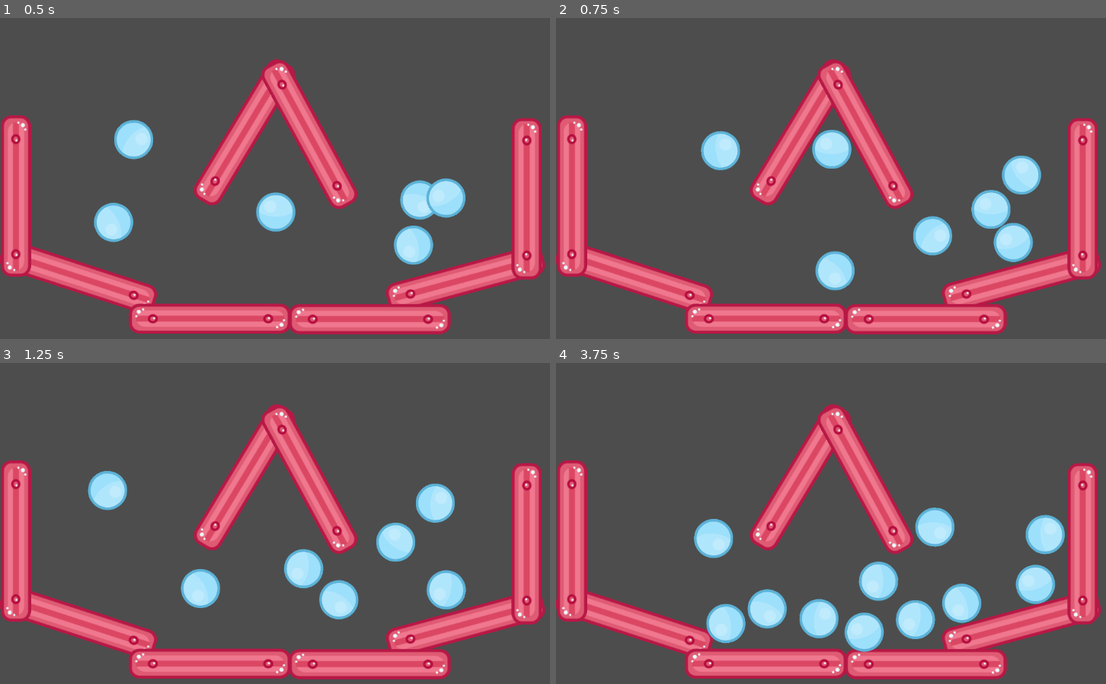
Above: before the commit, frames 1-4 (two rows, left to right).
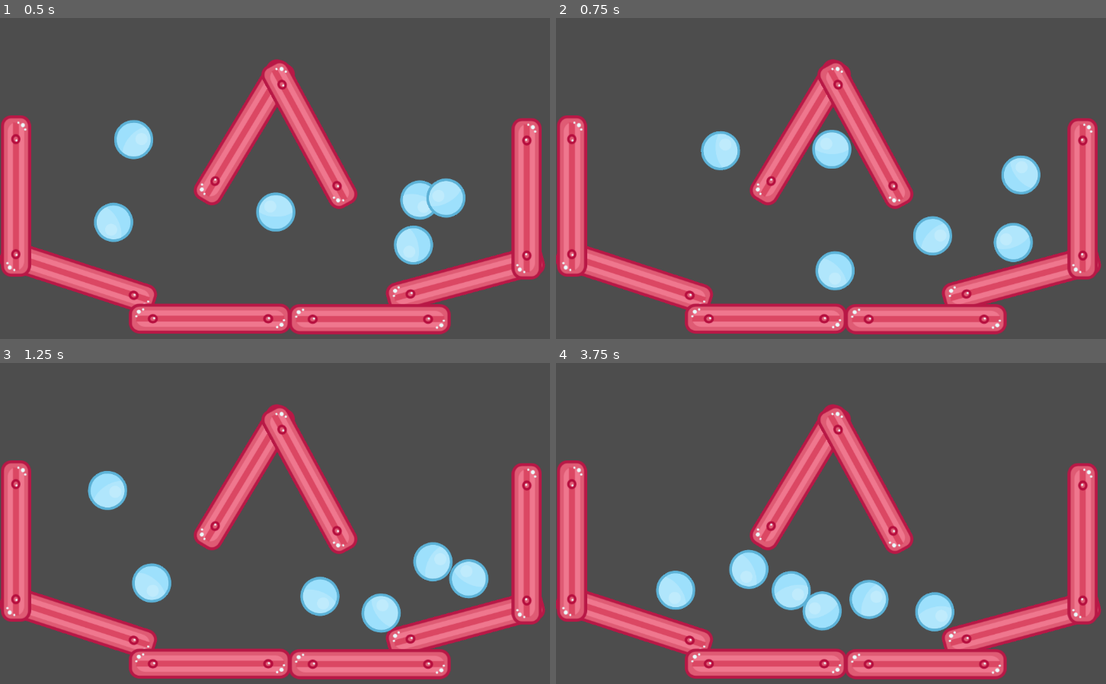
Above: after the commit, the same moments.

Repository: FanatuXx/GodotBallExo
Game: Godot game, scene res://Main.tscn
Same seed, same stepped clock (60 frames per second), same inputs: the game is played once before the commit and once after it.
Inputs (mouse positions are in pixels of both pictures, inside the frame that each line leads up to):
- Up to frame 1 (0.5 s): no input
- Up to frame 2 (0.75 s): move the mouse to (996, 172) at 0.52 s; press the mouse at (996, 172) at 0.53 s
- Up to frame 3 (1.25 s): no input
- Up to frame 4 (3.75 s): move the mouse to (737, 552) at 1.27 s; release the mouse at (737, 552) at 1.28 s; click (737, 552) at 1.35 s; move the mouse to (919, 459) at 2.02 s; press the mouse at (919, 459) at 2.03 s; move the mouse to (831, 600) at 2.77 s; release the mouse at (831, 600) at 2.78 s; click (831, 600) at 2.85 s; move the mouse to (1045, 584) at 3.52 s; press the mouse at (1045, 584) at 3.53 s

Frame 1 is identical in both runs. In frame 2, 0.8% of the frame differs, in the area x 75-89%, y 42-66%; in frame 3, 6.8%; in frame 4, 9.9%, in the area x 18-93%, y 45-91%.
Error after the commit: Parse Error: Function "Baltantiate()" not found in base self. (res://Main.gd:7)

Commit message:
Tout casser

Diff:
--- a/Main.gd
+++ b/Main.gd
@@ -3,7 +3,7 @@
 @export var Ball: PackedScene
 
 func _input(event):
-	if event.is_action_pressed("click"):
-		var new_ball = Ball.instantiate()
+	if event.is_on_pressed("click"):
+		var new_ball = Baltantiate()
 		new_ball.position = get_viewport().get_mouse_position()
 		add_child(new_ball)
